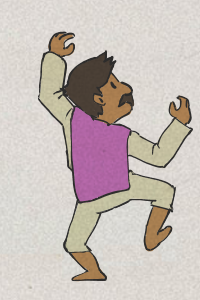
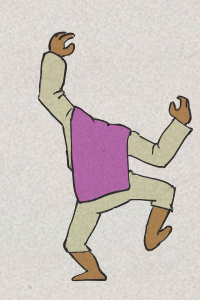
Two versions of the same layered image (w=200, h=300). Layer-by-layer changes:
painted on "ink_05" over [58, 49, 134, 125]
painted on "col_05" over [63, 50, 135, 126]
